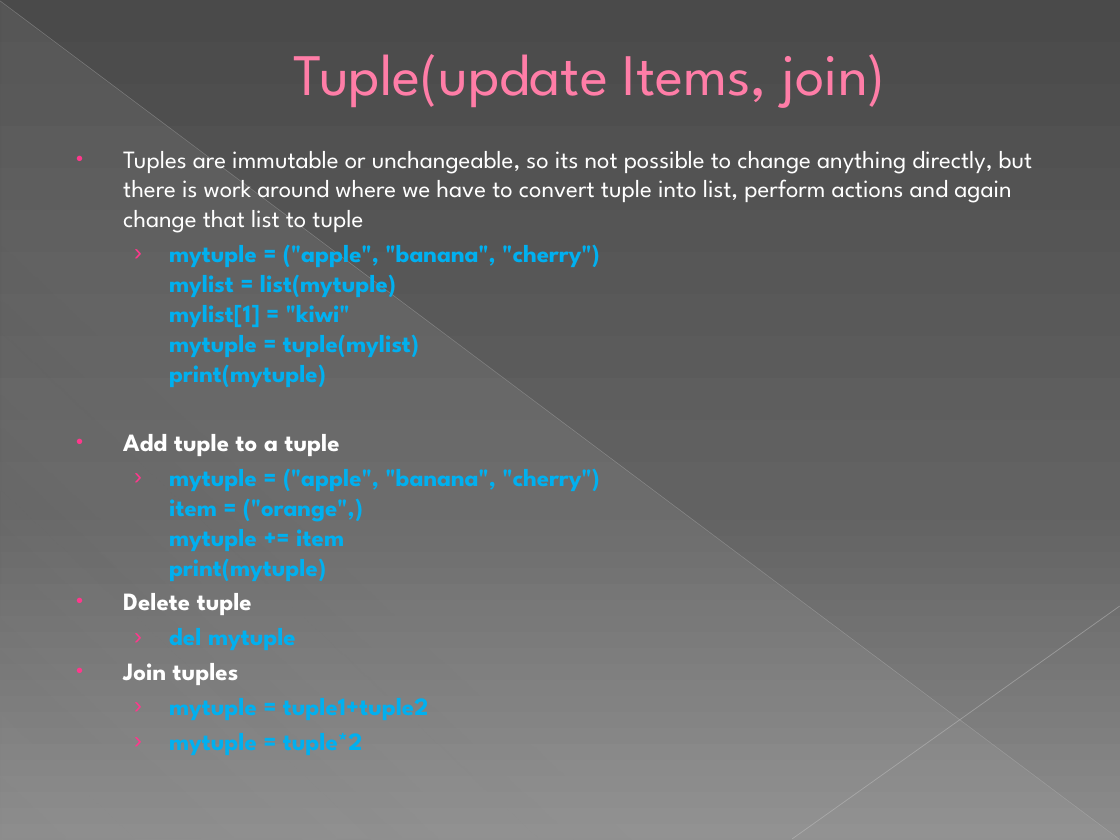
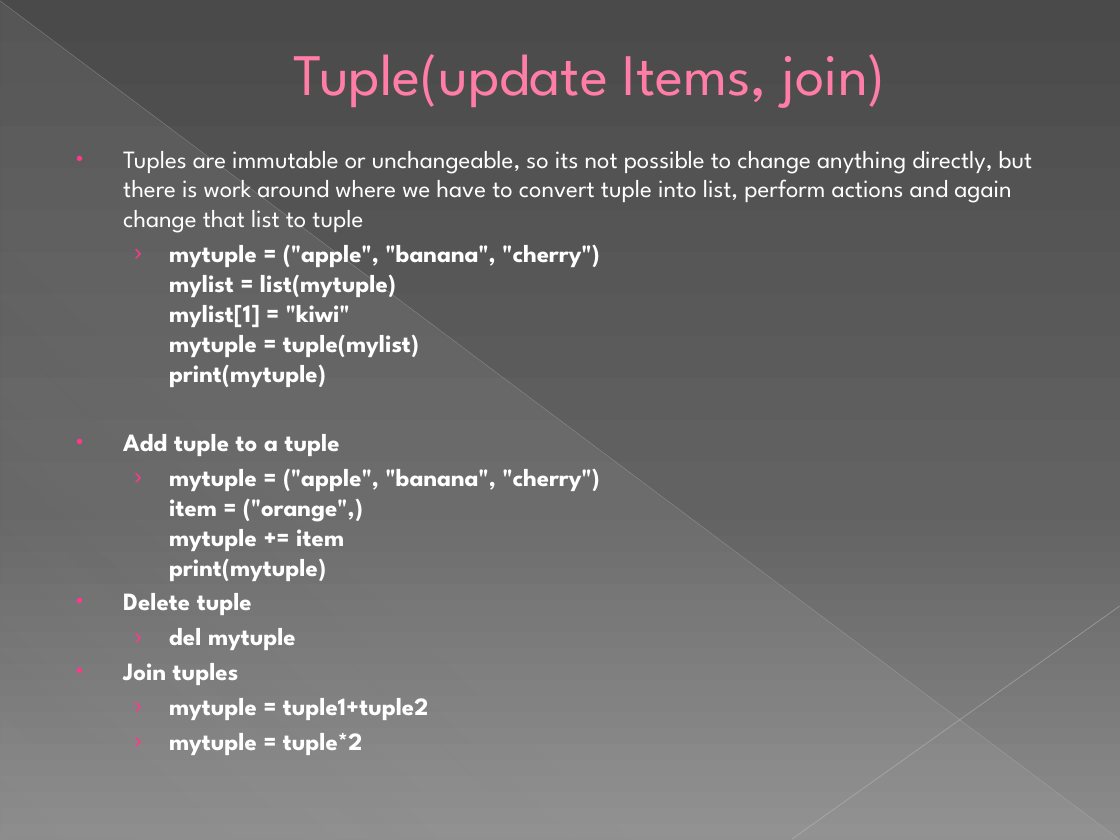
Before and after one commit to AsipiRavi2/pythonforbeginners, a slide deck: slide 12 of module3/Module3.pptx. Drawn at 1120x840 pixels with LibreOffice and Linux fonts; fonts in the diff are those of the drawing. Boxes give left, top, right and bottom in pixels: in the first picture for what was removed or moved away, otherwise in the second. Text is boxed around its words. In the diff, an @@ line names an element or a change of style, - is before the commit and + after.

```diff
--- a/module3/Module3.pptx
+++ b/module3/Module3.pptx
@@ text at <box>169,245,600,755</box>: text colour #00B0F0 to #FFFFFF in "mytuple = ("apple", "banana", "cherry") mylist = ...", "mytuple = ("apple", "banana", "cherry") item = ...", "del mytuple", "mytuple = tuple1+tuple2" and 1 more places @@
```
Also in this commit, not shown: 3 other slides changed, 9 slides added, 2 other files.
